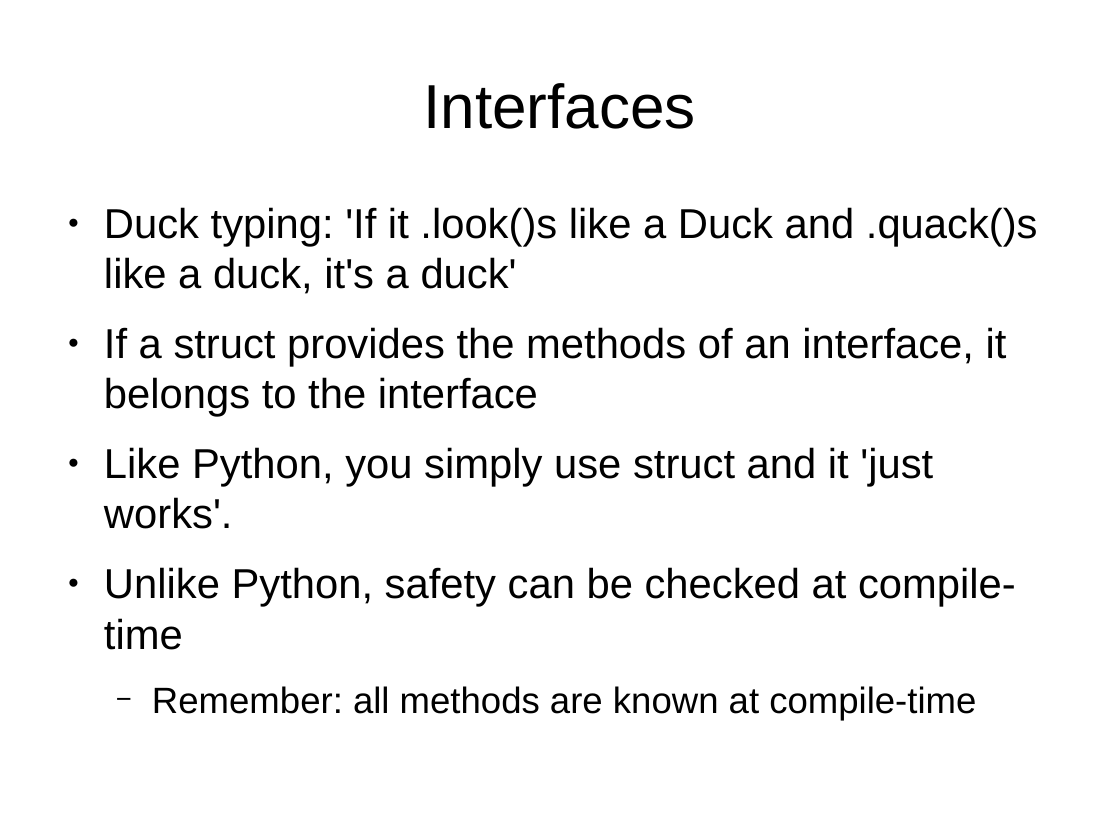
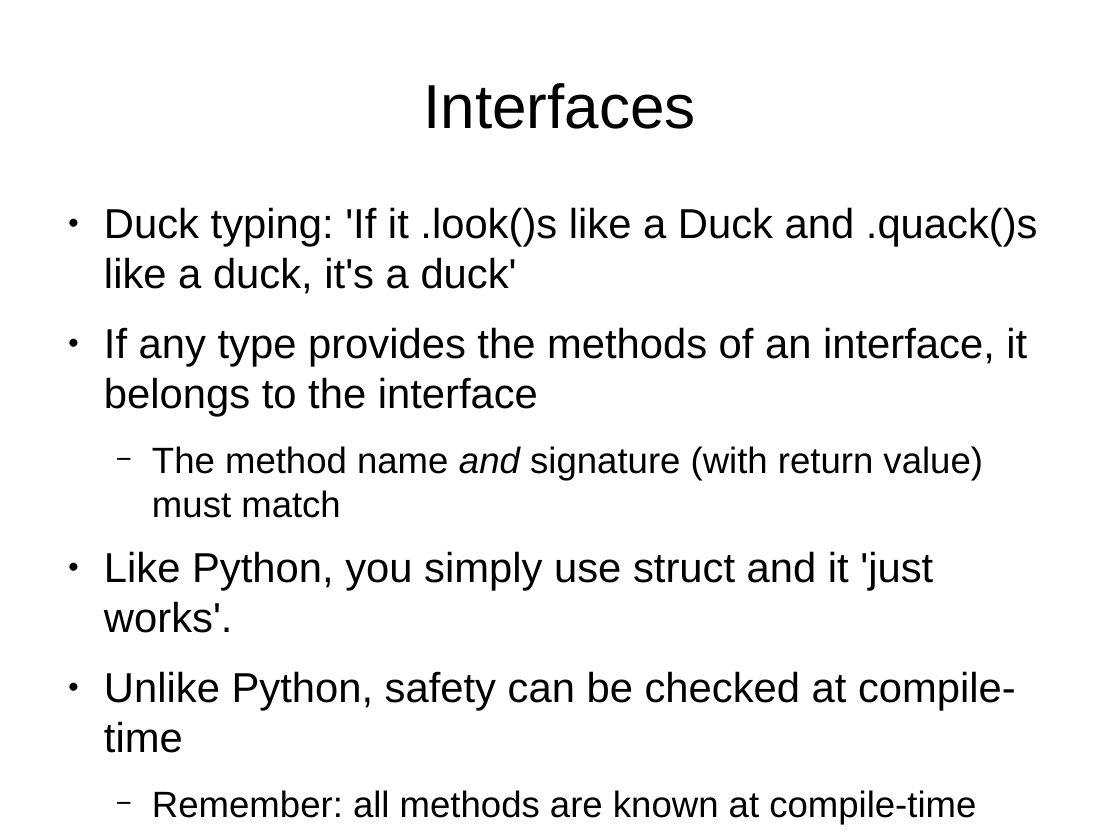
Before and after one commit to ChimeraCoder/go-for-pythonists, a slide deck: slide 22 of go_for_pythonistas.odp. Drawn at 1120x840 pixels with LibreOffice and Linux fonts; fonts in the diff are those of the drawing; background and template pictures are left out. Boxes give left, top, right and bottom in pixels: in the first picture for what was removed or moved away, otherwise in the second. Text is boxed around its words. In the diff, an @@ line names an element or a change of style, - is before the commit and + after.

Commit message:
Fix #4 (any type can have methods, not just structs)
* This is the simplest way of fixing it without explaining in detail
that functions can have methods
* For a longer presentation, a more complete explanation may be
desireable

```diff
--- a/go_for_pythonistas.odp
+++ b/go_for_pythonistas.odp
@@ text at (104,327,1027,518): text changed @@
-● If a struct provides the methods of an interface, it belongs to the interface
+● If any type provides the methods of an interface, it belongs to the interface
+  − The method name and signature (with return value) must match
```
